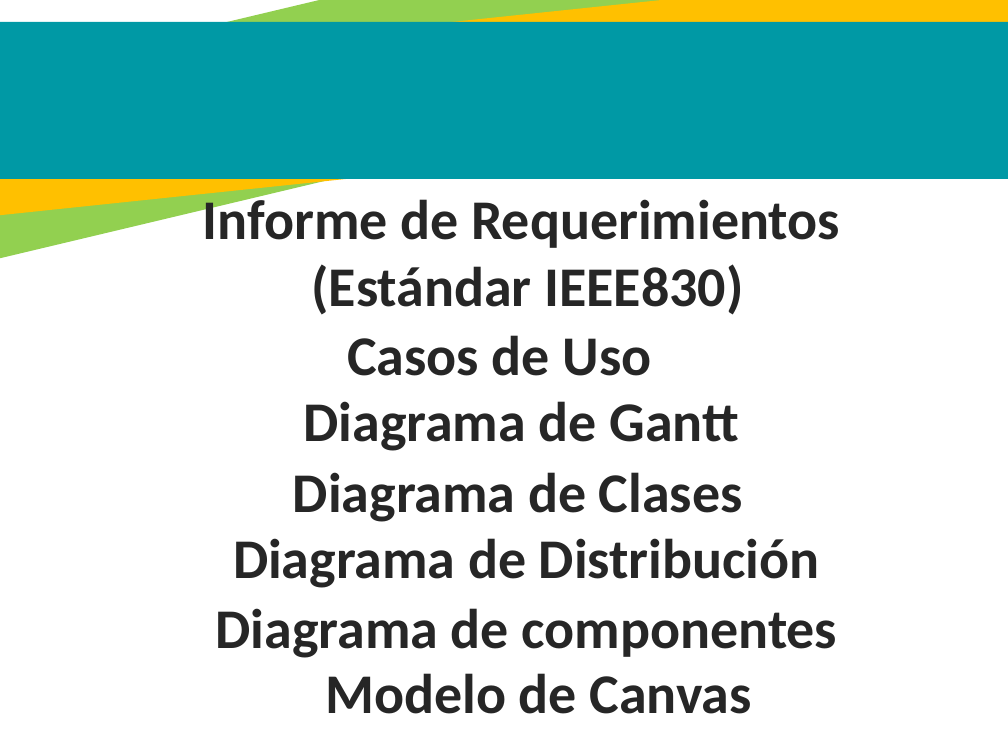
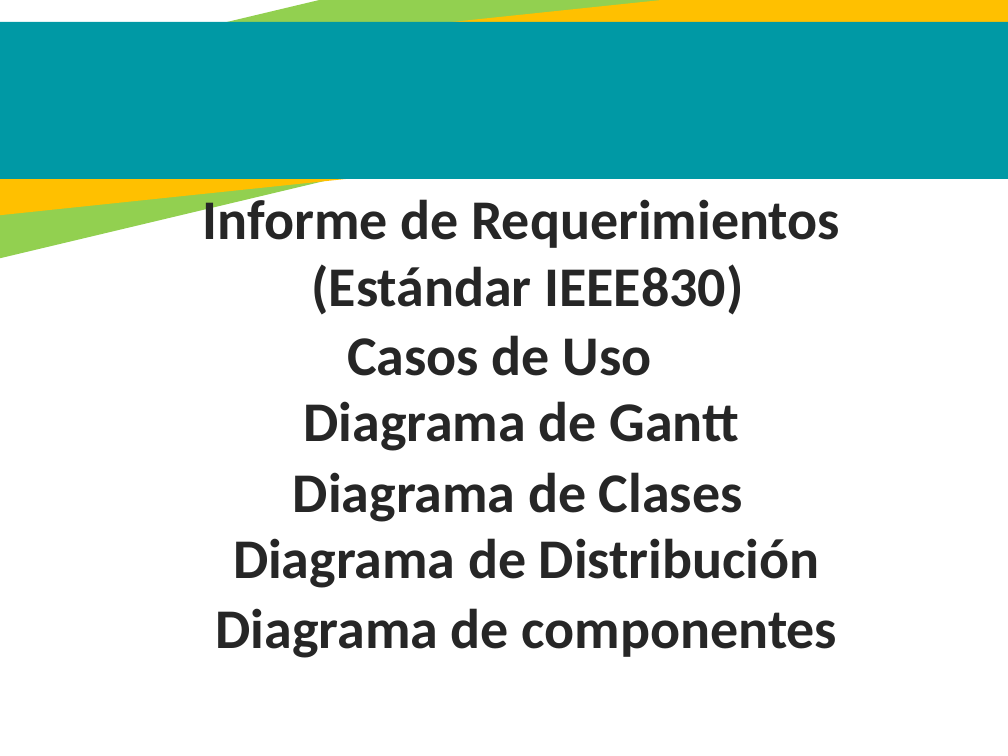
Before and after one commit to Natalia-Velasquez/proyecto_1132322-ConfeWare-, a slide deck: slide 16 of Presentacioìn_Proyectos_ADSI ConfeWare.pptx. Drawn at 1008x756 pixels with LibreOffice and Linux fonts; fonts in the diff are those of the drawing. Boxes give left, top, right and bottom in pixels: in the first picture for what was removed or moved away, otherwise in the second. Text is boxed around its words. In the diff, an @@ line names an element or a change of style, - is before the commit and + after.

```diff
--- a/Presentacioìn_Proyectos_ADSI ConfeWare.pptx
+++ b/Presentacioìn_Proyectos_ADSI ConfeWare.pptx
@@ text removed at [325,673,752,714] @@
-Modelo de Canvas
```
Also in this commit, not shown: 3 other slides changed, 2 other files.
